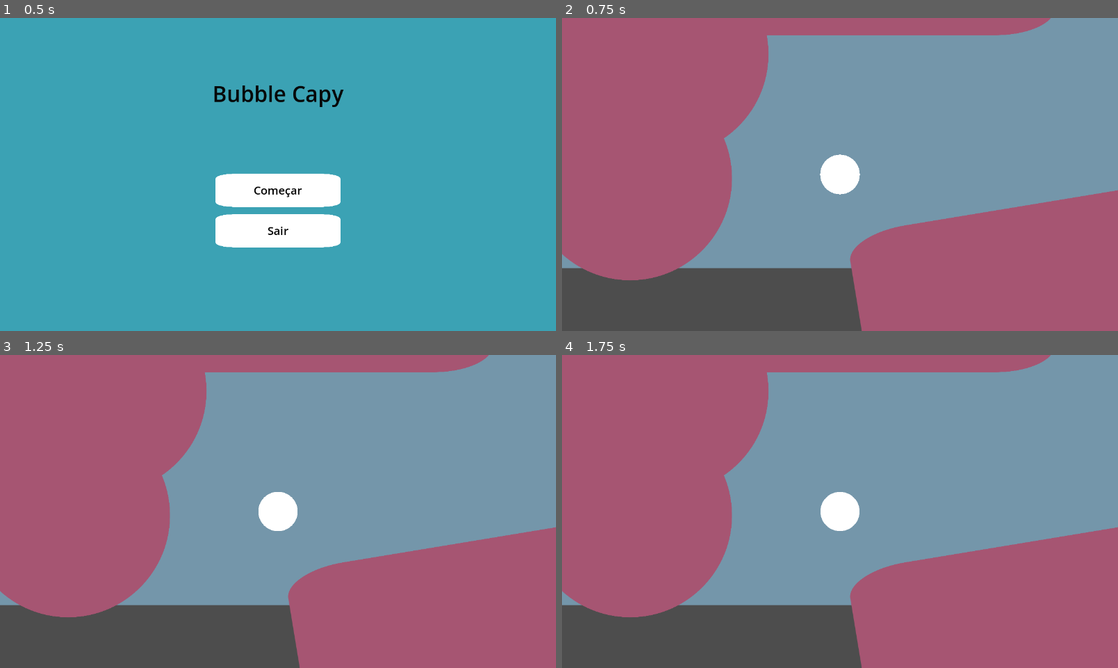
Above: before the commit, frames 1-4 (two rows, left to right).
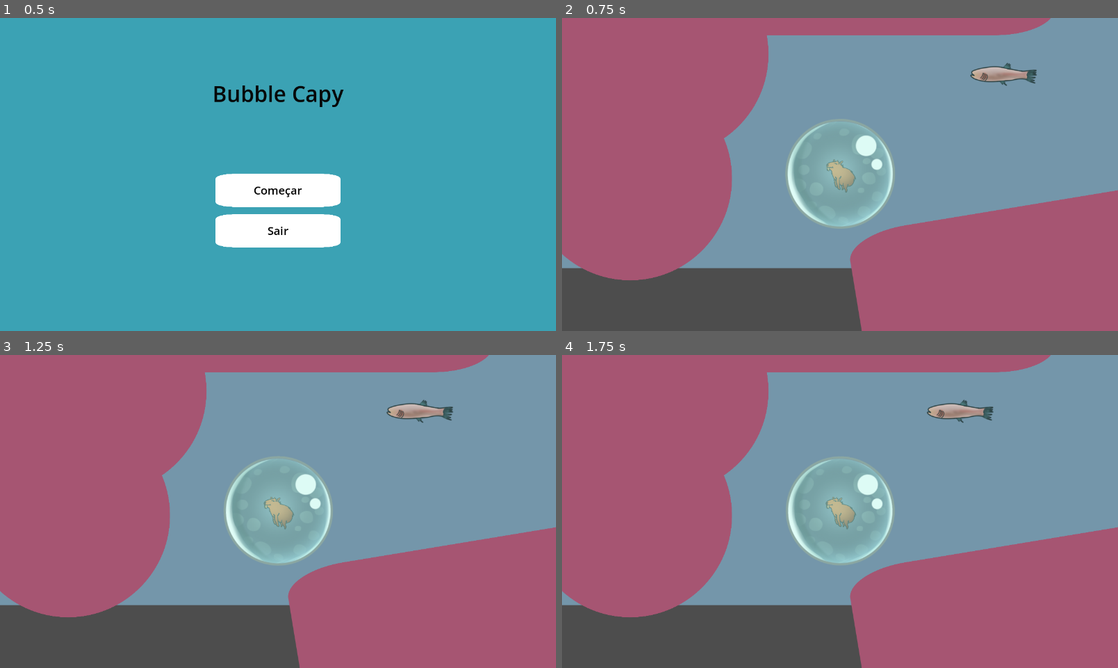
Above: after the commit, the same moments.

Repository: egonaraujo/random-splash
Game: Godot game, scene res://scenes/MainMenu/MainMenu.tscn
Two runs of this game, one before a commit and one after it. Both use one fixed random seed, a clock stepped at 60 frames per second and the inputs below.
Inputs (mouse positions are in pixels of both pictures, inside the frame that each line leads up to):
- Up to frame 1 (0.5 s): no input
- Up to frame 2 (0.75 s): click (840, 190) at 0.5 s
- Up to frame 3 (1.25 s): no input
- Up to frame 4 (1.75 s): move the mouse to (962, 495) at 1.27 s; click (962, 495) at 1.42 s

Frame 1 is identical in both runs. In frame 2, 2.9% of the frame differs, in the area x 40-86%, y 14-67%; in frame 3, 2.9%; in frame 4, 2.9%.

Commit message:
lots of stuff

Diff:
--- /dev/null
+++ b/Utils/Enums.gd
@@ -0,0 +1,9 @@
+extends Node
+
+enum CollisionLayers{
+	Player = 1,
+	Walls = 2,
+	Pushes = 4,
+	Powerup = 8,
+	Killer = 16,
+}
--- a/project.godot
+++ b/project.godot
@@ -15,6 +15,10 @@
 config/features=PackedStringArray("4.3", "GL Compatibility")
 config/icon="res://icon.svg"
 
+[autoload]
+
+Enums="*res://Utils/Enums.gd"
+
 [display]
 
 window/size/viewport_width=1920
@@ -22,6 +26,14 @@
 window/size/window_width_override=1280
 window/size/window_height_override=720
 
+[layer_names]
+
+2d_physics/layer_1="Player"
+2d_physics/layer_2="Walls"
+2d_physics/layer_3="Pushes"
+2d_physics/layer_4="Powerup"
+2d_physics/layer_5="Killer"
+
 [rendering]
 
 renderer/rendering_method="gl_compatibility"
--- a/scenes/MainGame/MainGame.tscn
+++ b/scenes/MainGame/MainGame.tscn
@@ -6,6 +6,8 @@
 [ext_resource type="PackedScene" uid="uid://dd2wmljmibo22" path="res://scenes/MainGame/player.tscn" id="4_52etk"]
 [ext_resource type="Texture2D" uid="uid://vxl1n4wdbu8q" path="res://shapes/rounded-square.png" id="4_rn1vi"]
 [ext_resource type="PackedScene" uid="uid://c8ynp2rpf5vf6" path="res://scenes/MainGame/PushField.tscn" id="6_v4tyl"]
+[ext_resource type="PackedScene" uid="uid://lj1ye2taylqp" path="res://scenes/MainGame/Obstacles/peixe.tscn" id="7_fjqr2"]
+[ext_resource type="PackedScene" uid="uid://dorm1h4qxeub0" path="res://scenes/MainGame/Obstacles/espinho.tscn" id="8_32pr5"]
 
 [sub_resource type="CircleShape2D" id="CircleShape2D_tnil1"]
 radius = 237.034
@@ -82,6 +84,7 @@
 texture = ExtResource("4_rn1vi")
 
 [node name="StaticBody2D" type="StaticBody2D" parent="Background"]
+collision_layer = 2
 
 [node name="CollisionShape2D" type="CollisionShape2D" parent="Background/StaticBody2D"]
 position = Vector2(-490, 704)
@@ -133,6 +136,19 @@
 rotation = -3.61249
 scale = Vector2(0.342815, 0.568272)
 direction = Vector2(-1, -1)
-force = 130.0
+force = 70.0
+
+[node name="PeixeEstranho" parent="." instance=ExtResource("7_fjqr2")]
+position = Vector2(1020, 471)
+
+[node name="PeixeEstranho2" parent="." instance=ExtResource("7_fjqr2")]
+position = Vector2(537, -86)
+
+[node name="Espinho" parent="." instance=ExtResource("8_32pr5")]
+position = Vector2(18, 118)
+
+[node name="Espinho2" parent="." instance=ExtResource("8_32pr5")]
+position = Vector2(1155, 279)
+scale = Vector2(0.0484301, 0.0484301)
 
 [connection signal="player_died" from="Player" to="." method="_on_player_player_died"]
--- /dev/null
+++ b/scenes/MainGame/Obstacles/espinho.tscn
@@ -0,0 +1,21 @@
+[gd_scene load_steps=4 format=3 uid="uid://dorm1h4qxeub0"]
+
+[ext_resource type="Texture2D" uid="uid://dh2oxellyq2k4" path="res://shapes/circle.png" id="1_f3uhp"]
+
+[sub_resource type="PhysicsMaterial" id="PhysicsMaterial_ndp7c"]
+bounce = 20.0
+
+[sub_resource type="CircleShape2D" id="CircleShape2D_0t8bs"]
+radius = 912.688
+
+[node name="Espinho" type="Sprite2D"]
+self_modulate = Color(0.753518, 0, 0.00282759, 1)
+scale = Vector2(0.1, 0.1)
+texture = ExtResource("1_f3uhp")
+
+[node name="StaticBody2D" type="StaticBody2D" parent="."]
+collision_layer = 16
+physics_material_override = SubResource("PhysicsMaterial_ndp7c")
+
+[node name="CollisionShape2D" type="CollisionShape2D" parent="StaticBody2D"]
+shape = SubResource("CircleShape2D_0t8bs")
--- /dev/null
+++ b/scenes/MainGame/Obstacles/peixe.tscn
@@ -0,0 +1,25 @@
+[gd_scene load_steps=5 format=3 uid="uid://lj1ye2taylqp"]
+
+[ext_resource type="Texture2D" uid="uid://c20d23rr8rd5x" path="res://scenes/MainGame/Sprites/Peixe_Estranho.png" id="1_gfeo3"]
+[ext_resource type="Script" path="res://scenes/MainGame/obstacle.gd" id="2_1ixfr"]
+
+[sub_resource type="PhysicsMaterial" id="PhysicsMaterial_ndp7c"]
+bounce = 20.0
+
+[sub_resource type="CapsuleShape2D" id="CapsuleShape2D_1moae"]
+radius = 20.0106
+height = 186.57
+
+[node name="PeixeEstranho" type="Sprite2D"]
+scale = Vector2(0.75, 0.75)
+texture = ExtResource("1_gfeo3")
+script = ExtResource("2_1ixfr")
+
+[node name="StaticBody2D" type="StaticBody2D" parent="."]
+collision_layer = 2
+physics_material_override = SubResource("PhysicsMaterial_ndp7c")
+
+[node name="CollisionShape2D" type="CollisionShape2D" parent="StaticBody2D"]
+position = Vector2(0, -2.305)
+rotation = 1.56676
+shape = SubResource("CapsuleShape2D_1moae")
--- a/scenes/MainGame/PushField.tscn
+++ b/scenes/MainGame/PushField.tscn
@@ -6,14 +6,15 @@
 [sub_resource type="RectangleShape2D" id="RectangleShape2D_lnqfe"]
 size = Vector2(371, 368)
 
-[node name="Sprite2D" type="Sprite2D"]
+[node name="PushField" type="Sprite2D"]
 texture = ExtResource("1_7542q")
 script = ExtResource("1_u0dut")
 
-[node name="PushField" type="Area2D" parent="."]
+[node name="Area2D" type="Area2D" parent="."]
+collision_layer = 4
 
-[node name="CollisionShape2D" type="CollisionShape2D" parent="PushField"]
+[node name="CollisionShape2D" type="CollisionShape2D" parent="Area2D"]
 shape = SubResource("RectangleShape2D_lnqfe")
 
-[connection signal="body_entered" from="PushField" to="." method="_on_push_field_body_entered"]
-[connection signal="body_exited" from="PushField" to="." method="_on_push_field_body_exited"]
+[connection signal="body_entered" from="Area2D" to="." method="_on_push_field_body_entered"]
+[connection signal="body_exited" from="Area2D" to="." method="_on_push_field_body_exited"]
--- a/scenes/MainGame/game_manager.gd
+++ b/scenes/MainGame/game_manager.gd
@@ -2,4 +2,4 @@
 class_name GameManager
 
 func _on_player_player_died() -> void:
-	get_tree().change_scene_to_file("res://scenes/MainMenu/MainMenu.tscn")
+	get_tree().change_scene_to_file.bind("res://scenes/MainMenu/MainMenu.tscn").call_deferred()
--- a/scenes/MainGame/input_force.gd
+++ b/scenes/MainGame/input_force.gd
@@ -13,6 +13,8 @@
 @onready var originalSpriteScale:Vector2 = $Sprite.scale
 @onready var originalColliderScale:Vector2 = $CollisionShape2D.scale
 
+var bubbleRotationAnimation:float = 0.12
+
 #Signals
 signal player_died()
 
@@ -20,16 +22,21 @@
 	contact_monitor = true
 	max_contacts_reported = 1
 
-
-func _process(delta:float) -> void:
+func _physics_process(delta: float) -> void:
 	processOxygen(delta)
 	processInput()
+	$Sprite.rotate(bubbleRotationAnimation*delta)
+	$Capivara.rotate(bubbleRotationAnimation*delta * -1)
+	if ($Sprite.rotation > 0.11 or $Sprite.rotation < -0.11):
+		bubbleRotationAnimation *= -1 #change rotation
+
 
 func processOxygen(delta:float) -> void:
 	oxygen -= oxygenLossPerSec * delta
 	if oxygen <= 0:
-		emit_signal("player_died")
-	var oxygenScale = remap(oxygen, 0, 100, 0.2, 1)
+		player_died.emit()
+		return
+	var oxygenScale = remap(oxygen, 0, 100, 0.4, 1)
 	$Sprite.scale = oxygenScale * originalSpriteScale
 	$CollisionShape2D.scale = oxygenScale * originalColliderScale
 
@@ -57,7 +64,28 @@
 
 
 func _on_body_entered(body: Node) -> void:
-	#How to detect walls?
-	print("Collided with " + body.name)
-	oxygen -= oxygenLossPerImpact
+	var physicsBody:PhysicsBody2D = null
+	if body is PhysicsBody2D:
+		physicsBody = body
+	else:
+		for child in body.get_children():
+			if child is PhysicsBody2D:
+				physicsBody = child
+				break
+
+	match physicsBody.collision_layer:
+		Enums.CollisionLayers.Walls:
+			oxygen -= oxygenLossPerImpact
+
+		Enums.CollisionLayers.Killer:
+			oxygen = 0
+
+		Enums.CollisionLayers.Powerup:
+			if physicsBody.has_method("activatePowerup"):
+				physicsBody.activatePowerup(self)
+
 	processOxygen(0)
+
+func gainOxygen(amount :float) -> void:
+	oxygen += amount
+	processOxygen(0)
--- /dev/null
+++ b/scenes/MainGame/obstacle.gd
@@ -0,0 +1,16 @@
+extends Sprite2D
+
+@export var speed := 100.0
+@export var maxDistance := 200.0
+
+var _direction :int =-1
+var _currentDistance :float =0
+
+func _process(delta: float) -> void:
+	var move_vec = Vector2(speed, 0).rotated(rotation)
+	position += move_vec * delta * _direction
+	_currentDistance += speed * delta
+	if _currentDistance > maxDistance:
+		_currentDistance *= -1 #max to one side so just multiply by -1
+		_direction *= -1
+		flip_h = !flip_h
--- a/scenes/MainGame/player.gd
+++ /dev/null
@@ -1 +0,0 @@
-extends RigidBody2D
--- a/scenes/MainGame/player.tscn
+++ b/scenes/MainGame/player.tscn
@@ -1,32 +1,19 @@
-[gd_scene load_steps=9 format=3 uid="uid://dd2wmljmibo22"]
+[gd_scene load_steps=7 format=3 uid="uid://dd2wmljmibo22"]
 
-[ext_resource type="Texture2D" uid="uid://dh2oxellyq2k4" path="res://shapes/circle.png" id="1_ffl02"]
 [ext_resource type="Script" path="res://scenes/MainGame/input_force.gd" id="1_qmsfi"]
-[ext_resource type="Texture2D" uid="uid://bdn1g543rtyng" path="res://shapes/star.png" id="2_y0r7o"]
+[ext_resource type="Texture2D" uid="uid://clbnjll3epv0j" path="res://scenes/MainGame/Sprites/Bolha.png" id="2_rbkmd"]
+[ext_resource type="Texture2D" uid="uid://cevxarn72scd7" path="res://scenes/MainGame/Sprites/Bolhas.png" id="3_p3e72"]
+[ext_resource type="Texture2D" uid="uid://bjqbu5piwp661" path="res://scenes/MainGame/Sprites/Capivara.png" id="4_gmbs1"]
 
 [sub_resource type="PhysicsMaterial" id="PhysicsMaterial_cn5lh"]
 friction = 0.15
 bounce = 0.5
 
 [sub_resource type="CircleShape2D" id="CircleShape2D_oyuue"]
-radius = 44.0114
-
-[sub_resource type="Curve" id="Curve_x6a4v"]
-max_value = 4.0
-_data = [Vector2(0, 0.967033), 0.0, 0.0, 0, 0, Vector2(1, 4), 0.0, 0.0, 0, 0]
-point_count = 2
-
-[sub_resource type="CurveTexture" id="CurveTexture_wcsxn"]
-curve = SubResource("Curve_x6a4v")
-
-[sub_resource type="ParticleProcessMaterial" id="ParticleProcessMaterial_6ibcy"]
-particle_flag_disable_z = true
-gravity = Vector3(0, 0, 0)
-scale_min = 0.01
-scale_max = 0.01
-scale_curve = SubResource("CurveTexture_wcsxn")
+radius = 123.004
 
 [node name="Player" type="RigidBody2D"]
+collision_mask = 30
 physics_material_override = SubResource("PhysicsMaterial_cn5lh")
 gravity_scale = 0.0
 linear_damp = 0.3
@@ -34,21 +21,25 @@
 oxygenLossPerSec = 1.2
 
 [node name="CollisionShape2D" type="CollisionShape2D" parent="."]
-scale = Vector2(1, 1)
 shape = SubResource("CircleShape2D_oyuue")
 
 [node name="Sprite" type="Sprite2D" parent="."]
-scale = Vector2(0.05, 0.05)
-texture = ExtResource("1_ffl02")
+z_index = 1
+z_as_relative = false
+texture = ExtResource("2_rbkmd")
+
+[node name="Bolhas" type="Sprite2D" parent="Sprite"]
+z_index = -1
+z_as_relative = false
+texture = ExtResource("3_p3e72")
 
 [node name="Camera2D" type="Camera2D" parent="Sprite"]
 position_smoothing_enabled = true
 position_smoothing_speed = 10.0
 
-[node name="GPUParticles2D" type="GPUParticles2D" parent="."]
-amount = 5
-process_material = SubResource("ParticleProcessMaterial_6ibcy")
-texture = ExtResource("2_y0r7o")
-lifetime = 3.0
+[node name="Capivara" type="Sprite2D" parent="."]
+z_as_relative = false
+scale = Vector2(0.45, 0.45)
+texture = ExtResource("4_gmbs1")
 
 [connection signal="body_entered" from="." to="." method="_on_body_entered"]
--- a/scenes/MainGame/push_field.gd
+++ b/scenes/MainGame/push_field.gd
@@ -2,6 +2,7 @@
 
 @export var direction : Vector2 = Vector2(-1,1)
 @export var force : float = 10
+@export var oxygenGainPerSecond: float = 5
 
 var _affectedBody : RigidBody2D
 
@@ -13,7 +14,10 @@
 	_affectedBody = null
 
 
-func _process(_delta: float) -> void:
+func _physics_process(delta: float) -> void:
 	if _affectedBody == null:
 		return
 	_affectedBody.apply_central_force(direction*force)
+
+	if _affectedBody.has_method("gainOxygen"):
+		_affectedBody.gainOxygen(oxygenGainPerSecond*delta)
--- a/scenes/MainMenu/main_menu.gd
+++ b/scenes/MainMenu/main_menu.gd
@@ -1,7 +1,6 @@
 extends Control
 
 class_name MainMenu
-
 
 func _on_comecar_button_pressed() -> void:
 	get_tree().change_scene_to_file("res://scenes/MainGame/MainGame.tscn")
Binary file added: UI/MusicOnOff.png
Not shown, added: UI/MusicOnOff.png.import
Binary file added: UI/StartButton.png
Not shown, added: UI/StartButton.png.import
Not shown: 1 places in scenes/MainGame/MainGame.tscn that only renumber resources
Binary file added: scenes/MainGame/Sprites/Bolha.png
Not shown, added: scenes/MainGame/Sprites/Bolha.png.import
Binary file added: scenes/MainGame/Sprites/Bolhas.png
Not shown, added: scenes/MainGame/Sprites/Bolhas.png.import
Binary file added: scenes/MainGame/Sprites/Capivara.png
Not shown, added: scenes/MainGame/Sprites/Capivara.png.import
Binary file added: scenes/MainGame/Sprites/Peixe_Estranho.png
(and 1 more such lines)
